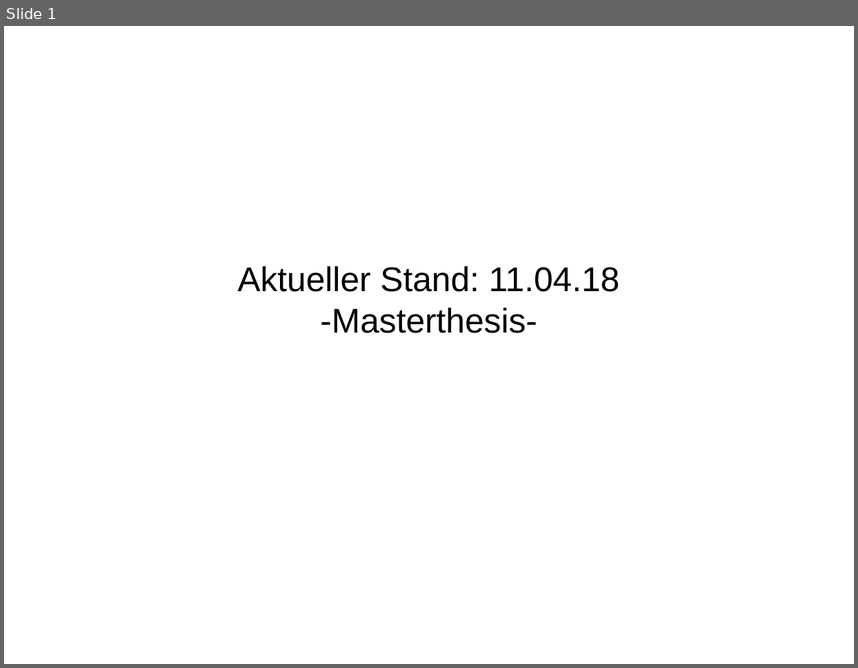
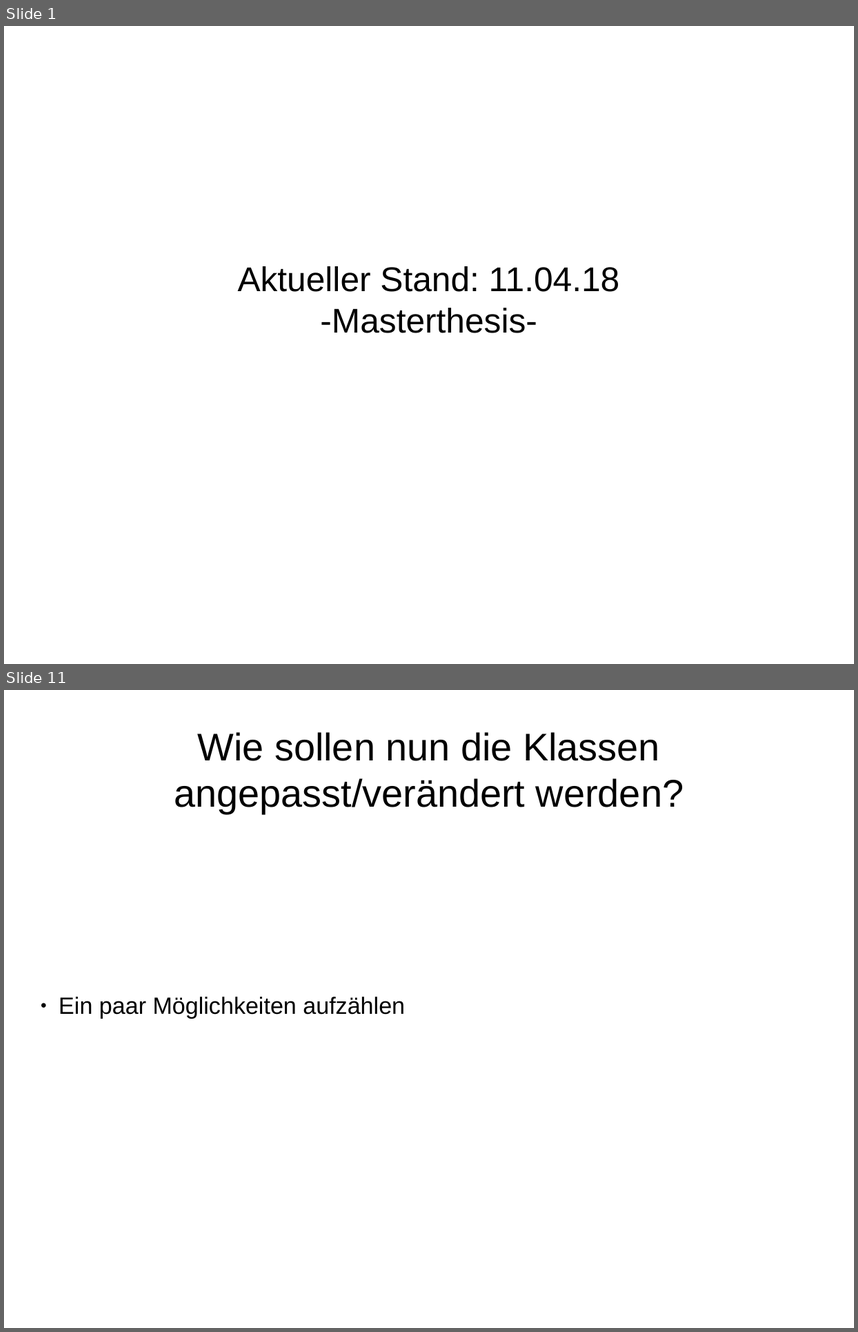
Before and after one commit to HannahSyrek/MTAnalysisOfCGMCurves, a slide deck: presentations/presentation_11_04_18.odp. Shown one above the other, each under a label of ours: slide 1 before the commit, slides 1 and 11 after it; the slides between them are not shown. The pictures are 858x668 and 858x1332 pixels, drawn with LibreOffice and Linux fonts; fonts in the diff are those of the drawing. Boxes give left, top, right and bottom in pixels: in the first picture for what was removed or moved away, otherwise in the second. Text is boxed around its words. In the diff, an @@ line names an element or a change of style, - is before the commit and + after.

```diff
--- a/presentations/presentation_11_04_18.odp
+++ b/presentations/presentation_11_04_18.odp
@@ slide 11 added at [4, 690, 854, 1328], background #FFFFFF @@
@@ title added at [174, 732, 684, 814], 36 pt, text #000000 @@
+Wie sollen nun die Klassen angepasst/verändert werden?
@@ subtitle added at [59, 996, 405, 1018], 22 pt, text #000000 @@
+● Ein paar Möglichkeiten aufzählen
```
Also in this commit, not shown: 3 slides changed, 6 other slides added, 50 other files.
